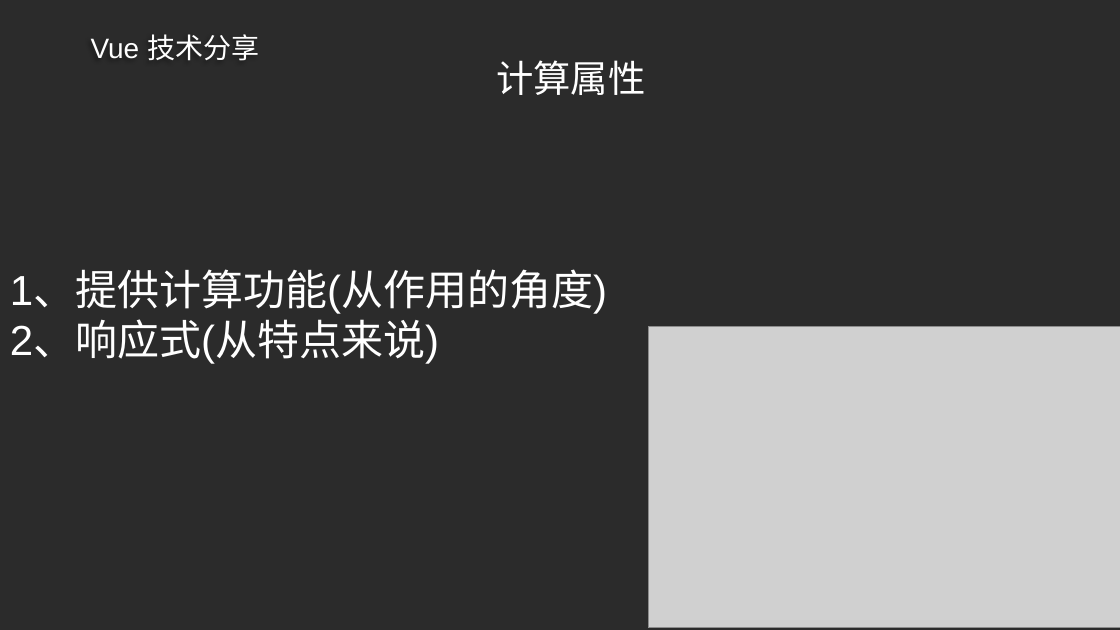
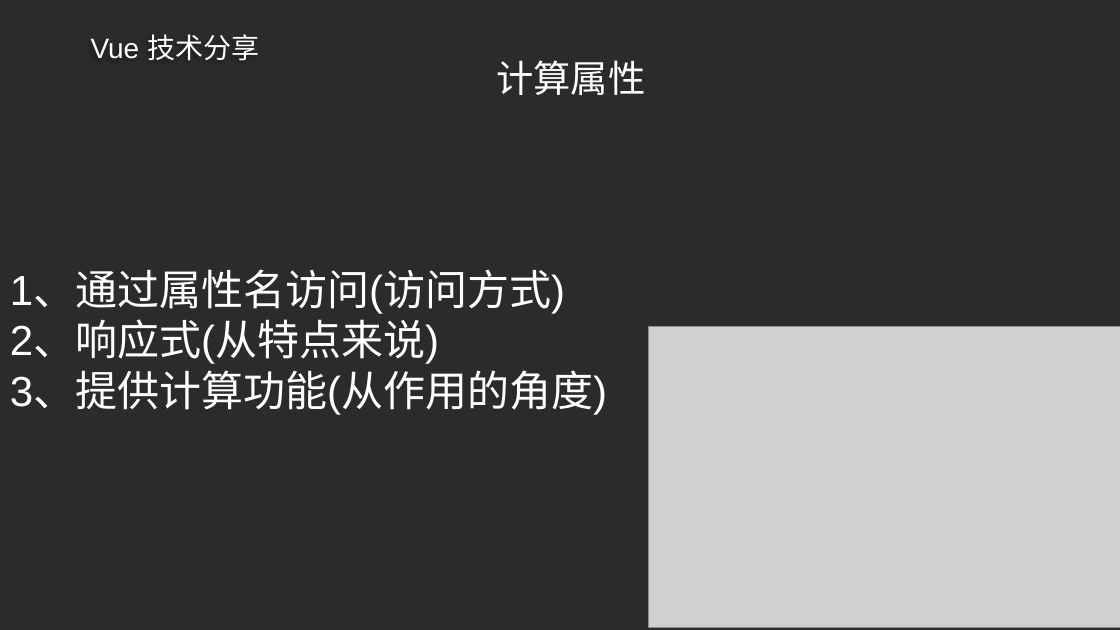
Before and after one commit to ldjdd/traing-library, a slide deck: slide 22 of vue/成稿.pptx (slide 21 before the commit). Drawn at 1120x630 pixels with LibreOffice and Linux fonts; fonts in the diff are those of the drawing; grey boxes stand for pictures; background and template pictures are left out; a plain dark background stands for a picture behind light text. Boxes give left, top, right and bottom in pixels: in the first picture for what was removed or moved away, otherwise in the second. Text is boxed around its words. In the diff, an @@ line names an element or a change of style, - is before the commit and + after.

```diff
--- a/vue/成稿.pptx
+++ b/vue/成稿.pptx
@@ text at (10, 271, 565, 313): text changed @@
-1、提供计算功能(从作用的角度)
+1、通过属性名访问(访问方式)
@@ text at (10, 372, 607, 414): paragraph added @@
+3、提供计算功能(从作用的角度)
```
Also in this commit, not shown: 2 other slides changed, 3 slides added, 16 other files.
